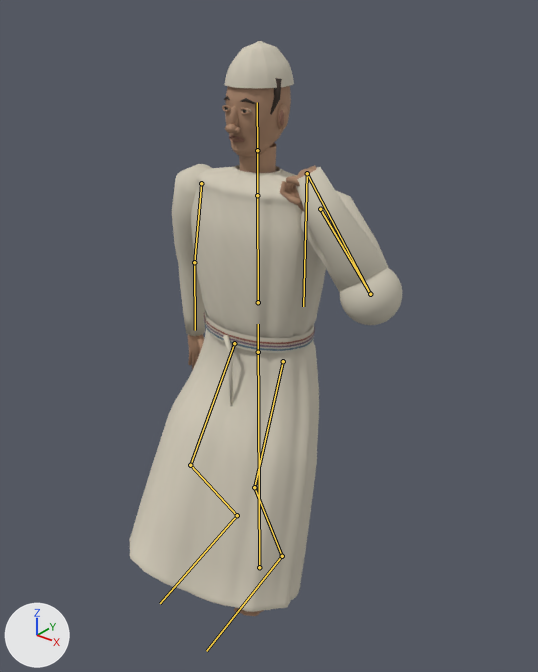
What one commit did to the glTF model public/models/priest-bearer.glb.
The view is the same before and after, from a camera (50 mm lens) standing at (1.249, -1.511, 1.834) and looking at (0.063, -0.028, 0.914). The lights are fixed; the arrows at lower left show +X, +Y and +Z. The older version comes first. Both versions are drawn at frame 19 of the action 'Walk'; the numbers are the values there. The bones that change, and the others that lie on the model, are drawn over the model as lines.

Objects in the first picture: 'hair-surface.013', 'iris-surface.013', 'linen-garment-cloth-surface.002', 'lip-surface.013', 'sash-blue-surface.001', 'sash-purple-surface.001', 'sash-red-surface.001', 'skin-surface.013'.
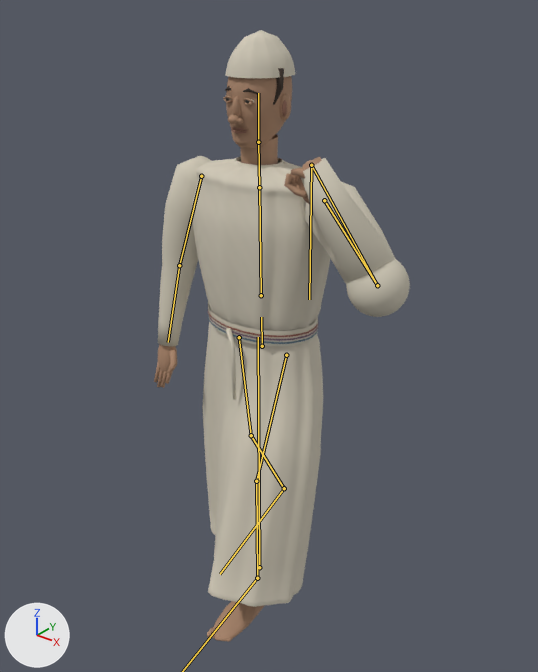
Boxes (x1, y1, x2, y2) around the edits, measured in the pictures (538 x 672 px):
```json
{"object": "linen-garment-cloth-surface.002", "change": "posed", "before": [129, 41, 402, 612], "after": [158, 30, 410, 607], "on screen": "8% narrower"}
{"object": "skin-surface.013", "change": "posed", "before": [188, 86, 317, 616], "after": [154, 76, 322, 642]}
{"object": "hair-surface.013", "change": "posed", "before": [224, 78, 282, 115], "after": [225, 68, 284, 105], "on screen": "mostly hidden"}
{"object": "sash-red-surface.001", "change": "posed", "before": [204, 316, 315, 344], "after": [208, 311, 318, 337], "on screen": "7% shorter"}
{"object": "sash-blue-surface.001", "change": "posed", "before": [204, 318, 315, 351], "after": [208, 317, 318, 344]}
{"object": "sash-purple-surface.001", "change": "posed", "before": [204, 315, 315, 348], "after": [208, 314, 318, 341]}
{"object": "lip-surface.013", "change": "posed", "before": [229, 110, 284, 143], "after": [231, 100, 287, 134]}
{"object": "iris-surface.013", "change": "posed", "before": [224, 107, 246, 113], "after": [226, 98, 249, 103]}
{"bone": "hips", "before": "(258, 352) to (258, 324)", "after": "(262, 346) to (261, 317)"}
{"bone": "spine", "before": "(258, 302) to (257, 195)", "after": "(261, 295) to (259, 187)"}
{"bone": "armL", "before": "(201, 183) to (194, 262)", "after": "(201, 176) to (179, 265)"}
{"bone": "thighL", "before": "(234, 343) to (190, 465)", "after": "(239, 337) to (251, 435)"}
{"bone": "shinL", "before": "(190, 465) to (237, 515)", "after": "(251, 435) to (284, 488)"}
{"bone": "footL", "before": "(237, 515) to (160, 603)", "after": "(284, 488) to (220, 574)"}
{"bone": "thighR", "before": "(283, 361) to (254, 487)", "after": "(286, 355) to (256, 481)"}
{"bone": "shinR", "before": "(254, 487) to (282, 556)", "after": "(256, 481) to (257, 578)"}
```

Edits to the scene script, one JSON object a line:
```json
{"block": "bone_hips", "where": "bone_hips = bpy.data.objects['resident-rig.014'].pose.bones['hips']  # child of 'root'"}
{"op": "set", "path": "bone_hips.location", "old": "(0.0, -0.049, 0.0)", "new": "(0.015, -0.024, 0.0)"}
{"op": "set", "path": "bone_hips.rotation_quaternion", "old": "(1.0, 0.0, 0.0, 0.0)", "new": "(1.0, 0.003, -0.015, 0.005)", "note": "degrees (0, 0, 0) -> degrees (0, -2, 1)"}
{"block": "bone_spine", "where": "bone_spine = bpy.data.objects['resident-rig.014'].pose.bones['spine']  # child of 'hips'"}
{"op": "set", "path": "bone_spine.rotation_quaternion", "old": "(1.0, -0.003, 0.0, 0.0)", "new": "(1.0, 0.006, 0.027, -0.005)", "note": "degrees (0, 0, 0) -> degrees (1, 3, -1)"}
{"block": "bone_arml", "where": "bone_arml = bpy.data.objects['resident-rig.014'].pose.bones['armL']  # child of 'spine'"}
{"op": "set", "path": "bone_arml.rotation_quaternion", "old": "(0.995, 0.096, 0.0, 0.0)", "new": "(-0.998, 0.052, -0.02, -0.014)", "note": "degrees (11, 0, 0) -> degrees (-6, 2, 1)"}
{"block": "bone_thighl", "where": "bone_thighl = bpy.data.objects['resident-rig.014'].pose.bones['thighL']  # child of 'hips'"}
{"op": "set", "path": "bone_thighl.rotation_quaternion", "old": "(-0.959, 0.281, 0.0, -0.001)", "new": "(-0.997, -0.077, 0.014, -0.014)", "note": "degrees (-33, 0, 0) -> degrees (9, -2, 2)"}
{"block": "bone_shinl", "where": "bone_shinl = bpy.data.objects['resident-rig.014'].pose.bones['shinL']  # child of 'thighL'"}
{"op": "set", "path": "bone_shinl.rotation_quaternion", "old": "(0.842, 0.54, 0.002, 0.003)", "new": "(0.984, 0.18, -0.002, 0.003)", "note": "degrees (65, 0, 0) -> degrees (21, 0, 0)"}
{"block": "bone_footl", "where": "bone_footl = bpy.data.objects['resident-rig.014'].pose.bones['footL']  # child of 'shinL'"}
{"op": "set", "path": "bone_footl.rotation_quaternion", "old": "(0.959, -0.281, 0.002, -0.001)", "new": "(0.979, -0.204, 0.011, -0.004)", "note": "degrees (-33, 0, 0) -> degrees (-24, 1, -1)"}
{"block": "bone_thighr", "where": "bone_thighr = bpy.data.objects['resident-rig.014'].pose.bones['thighR']  # child of 'hips'"}
{"op": "set", "path": "bone_thighr.rotation_quaternion", "old": "(0.984, -0.176, 0.0, 0.0)", "new": "(-0.985, 0.173, 0.015, -0.013)", "note": "degrees (-20, 0, 0) -> degrees (-20, -1, 2)"}
{"block": "bone_shinr", "where": "bone_shinr = bpy.data.objects['resident-rig.014'].pose.bones['shinR']  # child of 'thighR'"}
{"op": "set", "path": "bone_shinr.rotation_quaternion", "old": "(0.937, 0.35, -0.001, -0.003)", "new": "(0.984, 0.179, -0.003, -0.003)", "note": "degrees (41, 0, 0) -> degrees (21, 0, 0)"}
{"block": "bone_footr", "where": "bone_footr = bpy.data.objects['resident-rig.014'].pose.bones['footR']  # child of 'shinR'"}
{"op": "set", "path": "bone_footr.rotation_quaternion", "old": "(0.984, -0.18, -0.002, 0.001)", "new": "(1.0, -0.009, 0.008, -0.002)", "note": "degrees (-21, 0, 0) -> degrees (-1, 1, 0)"}
```
